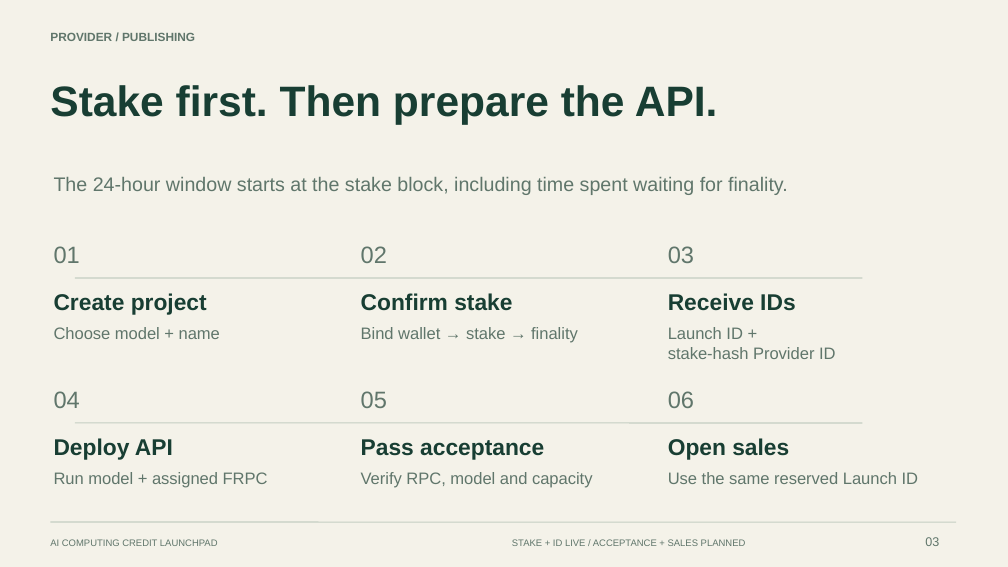
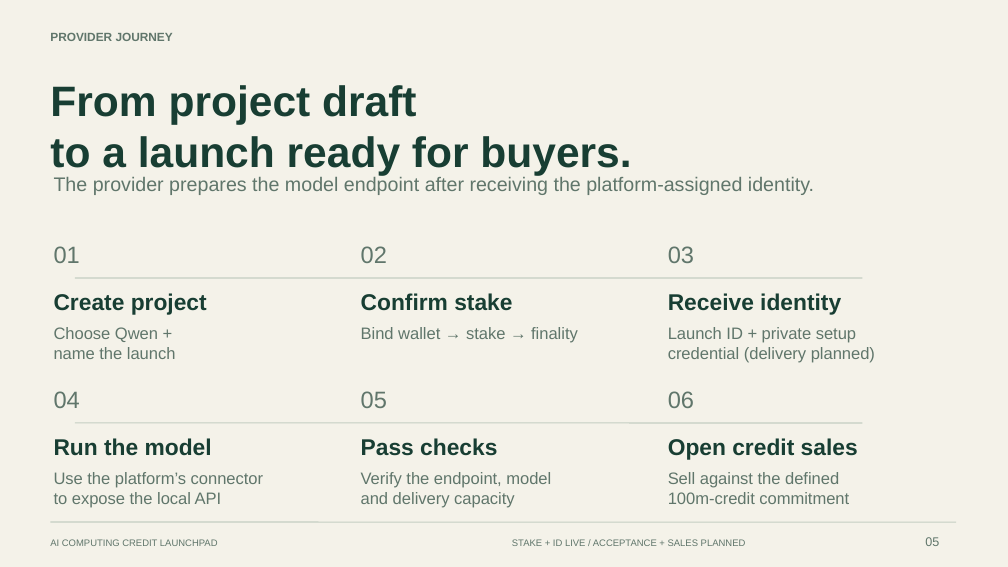
Before and after one commit to xgaozoyoe/cc-launchpad-router, a slide deck: slide 5 of apps/launchpad/public/whitepaper/ai-computing-credit-launchpad.pptx (slide 3 before the commit). Drawn at 1008x567 pixels with LibreOffice and Linux fonts; fonts in the diff are those of the drawing. Boxes give left, top, right and bottom in pixels: in the first picture for what was removed or moved away, otherwise in the second. Text is boxed around its words. In the diff, an @@ line names an element or a change of style, - is before the commit and + after.

```diff
--- a/apps/launchpad/public/whitepaper/ai-computing-credit-launchpad.pptx
+++ b/apps/launchpad/public/whitepaper/ai-computing-credit-launchpad.pptx
@@ text at [50, 33, 173, 41]: text changed @@
-PROVIDER / PUBLISHING
+PROVIDER JOURNEY
@@ text at [50, 85, 631, 175]: text changed @@
-Stake first. Then prepare the API.
+From project draft
+to a launch ready for buyers.
@@ text at [54, 177, 814, 195]: text changed @@
-The 24-hour window starts at the stake block, including time spent waiting for finality.
+The provider prepares the model endpoint after receiving the platform-assigned identity.
@@ text at [668, 293, 841, 315]: text changed @@
-Receive IDs
+Receive identity
@@ text at [54, 327, 176, 359]: text changed @@
-Choose model + name
+Choose Qwen +
+name the launch
@@ text at [668, 327, 875, 363]: text changed @@
-Launch ID +
-stake-hash Provider ID
+Launch ID + private setup
+credential (delivery planned)
@@ text at [54, 438, 212, 456]: text changed @@
-Deploy API
+Run the model
@@ text at [361, 438, 497, 456]: text changed @@
-Pass acceptance
+Pass checks
@@ text at [668, 438, 858, 460]: text changed @@
-Open sales
+Open credit sales
@@ text at [54, 472, 263, 508]: text changed @@
-Run model + assigned FRPC
+Use the platform’s connector
+to expose the local API
@@ text at [361, 472, 551, 508]: text changed @@
-Verify RPC, model and capacity
+Verify the endpoint, model
+and delivery capacity
@@ text at [668, 472, 849, 504]: text changed @@
-Use the same reserved Launch ID
+Sell against the defined
+100m-credit commitment
@@ text at [925, 537, 939, 546]: text changed @@
-03
+05
```
Also in this commit, not shown: 4 other slides changed, 5 slides added, 5 slides removed, 1 other file.
